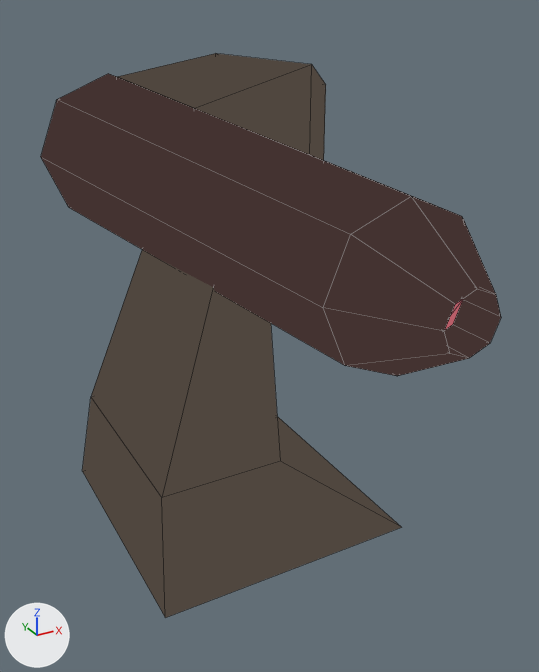
One commit to the Blender file art/laser.blend: the scene before it, then after it.
Before and after are seen from a camera (50 mm lens) standing at (-0.45, -0.946, 0.755) and looking at (0.052, -0.034, 0.299). Lighting does not change. The marker at lower left points along +X, +Y and +Z. Mesh edges are drawn as thin lines.

Before the edit, the objects in view are built like this:
```python
me_cube = bpy.data.meshes.new('Cube')
me_cube.from_pydata(...)  # 56 vertices, 52 faces; spans x -0.2..0.25, y -0.5..0.5, z 0.0..0.675
me_cube.polygons.foreach_set('use_smooth', [True] * 52)
me_cube.materials.append(mat_material)  # picture img_laser_png
# before: 16 (-0.2, 0.2, 0.0) at pixel (82, 471), 18 (0.2, 0.2, 0.0) at pixel (277, 416), 20 (-0.2, -0.2, 0.0) at pixel (165, 617), 22 (0.2, -0.2, 0.0) at pixel (401, 527), 36 (-0.18, 0.16, 0.164) at pixel (90, 396)
# before: 37 (0.0, 0.16, 0.164), 38 (0.0, -0.16, 0.164) at pixel (280, 461), 39 (-0.18, -0.16, 0.164) at pixel (161, 497)
ob_cube = bpy.data.objects.new('Cube', me_cube)
ob_cube.location = (0.0, 0.0, 0.0)
```
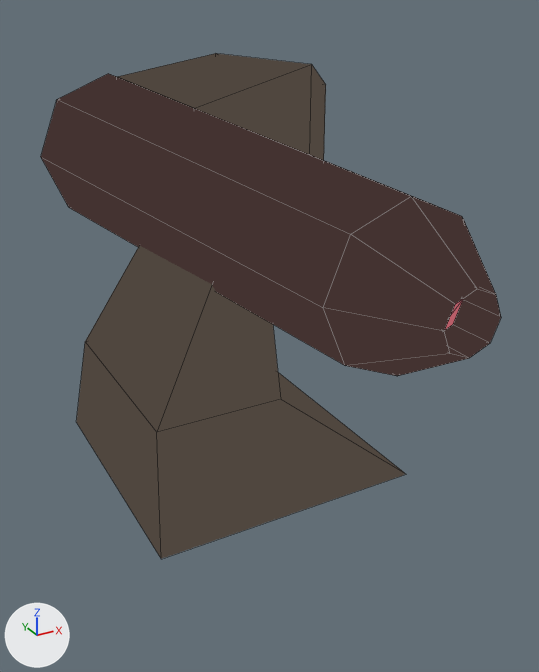
The newer file is also turned or shifted as a whole; pictures and numbers use the older file's frame.

Patch to the scene script:
```diff
--- a/art/laser.blend.py
+++ b/art/laser.blend.py
@@ me_cube @@
 me_cube.from_pydata(...)  # 56 vertices, 52 faces; spans x -0.2..0.25, y -0.5..0.5, z 0.0..0.675
 # used by ob_cube; location = (0.0, 0.0, 0.0)
+# me_cube part 1
+for i in [16, 18, 20, 22, *range(36, 40)]: me_cube.vertices[i].co += Vector((0.0, 0.0, 0.1))
 me_cube.materials.append(mat_material)
```

Boxes [x1, y1, x2, y2] around the edits, measured in the pictures (539 x 672 px; the box of a moved part takes in the faces that stretch with it):
'Cube', reshaped (10% shorter)
    before: [41, 53, 501, 618]
    after: [41, 53, 501, 559]
part 1 of me_cube, moved or reshaped
    before: [82, 250, 401, 618]
    after: [76, 245, 405, 559]
